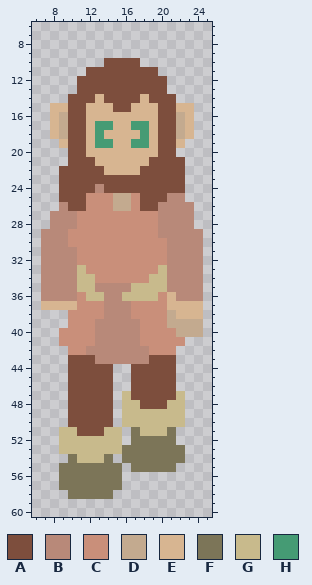
Sprite sheet -- sprites/images/spr_iryo_down_walk_s_1.png. This is how it looked before the edit.
The file is 32x66 pixels. Shown: x 6..25, y 6..60.
Palette (. is transparent): A #7d4e3d  B #b88979  C #c98f7a  D #c3aa8f  E #d7b591  F #7c7558  G #c8ba8c  H #459b74
Pixels before, first column x 7:
10 .......AAAA.......
11 .....AAAAAAAA.....
12 ....AAAAAAAAAA....
13 ....AAAAAAAAAA....
14 ...AAAEAAAAEAAA...
15 .EEAAEEEAAEEEAAEE.
16 .EDAAEEEEEEEEAADE.
17 .EDAAEHHEEHHEAADE.
18 .EDAAEHEEEEHEAADE.
19 ..EAAEHHEEHHEAAE..
20 ...AAEEEEEEEEAA...
21 ...AAAEEEEEEAAAA..
22 ..AAAAAEEEEAAAAA..
23 ..AAAAAAAAAAAAAA..
24 ..AAAABAAAAAAAAA..
25 ..AAACCCDDCAAABB..
26 ..BAACCCDDCAABBBB.
27 .BBBCCCCCCCCCBBBB.
28 .BBBCCCCCCCCCBBBB.
29 BBBCCCCCCCCCCBBBBB
30 BBBCCCCCCCCCCCBBBB
31 BBBBCCCCCCCCCCBBBB
32 BBBBCCCCCCCCCCBBBB
33 BBBBGCCCCCCCCGBBBB
34 BBBBGGCCCCCCGGBBBB
35 BBBBGGBBBBGGGGBBBB
36 BBBBCGGBBGGGGCEBBB
37 EEEECCCBBBCCCCEEEE
38 ...CCCCBBBCCCCDEEE
39 ...CCCBBBBBCCCDDDD
40 ..CCCCBBBBBCCCCDDD
41 ..CCCCBBBBBCCCCC..
42 ...CCBBBBBBBCCC...
43 ...AAABBBBBBAAA...
44 ...AAAAA..AAAAA...
45 ...AAAAA..AAAAA...
46 ...AAAAA..AAAAA...
47 ...AAAAA.GAAAAAG..
48 ...AAAAA.GGAAAGG..
49 ...AAAAA.GGGGGGG..
50 ...AAAAA.GGGGGGG..
51 ..GGAAAGG.FGGGF...
52 ..GGGGGGG.FFFFF...
53 ..GGGGGGGFFFFFFF..
54 ...FGGGF.FFFFFFF..
55 ..FFFFFFF.FFFFF...
56 ..FFFFFFF.........
57 ..FFFFFFF.........
58 ...FFFFF..........
Once edited:
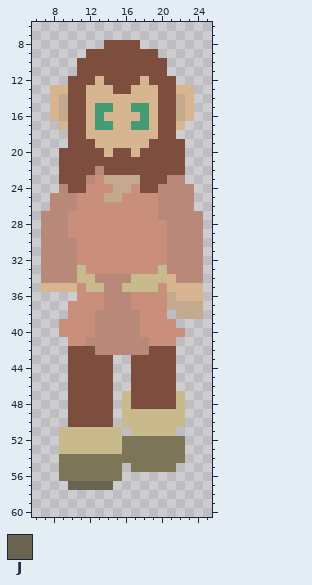
Colours new in this view: J #69644f
Commit message: Replaced down walk animation for Iryo
Difference:
y 8: x 14..17 .... -> AAAA
y 9: x 12..19 ........ -> AAAAAAAA
y 10: x 11..13 ... -> AAA; x 18..20 ... -> AAA
y 11: x 11 . -> A; x 20 . -> A
y 12: x 10 . -> A; x 13 A -> E; x 18 A -> E; x 21 . -> A
y 13: x 8..10 ... -> EEA; x 12..14 AAA -> EEE; x 17..19 AAA -> EEE; x 21..23 ... -> AEE
y 14: x 8..9 .. -> ED; x 12 A -> E; x 14..17 AAAA -> EEEE; x 19 A -> E; x 22..23 .. -> DE
y 15: x 9 E -> D; x 13..18 EEAAEE -> HHEEHH; x 22 E -> D
y 16: x 13 E -> H; x 18 E -> H
y 17: x 8..9 ED -> .E; x 22..23 DE -> E.
y 18: x 8..9 ED -> ..; x 13 H -> E; x 18 H -> E; x 22..23 DE -> ..
y 19: x 9 E -> .; x 12..14 EHH -> AEE; x 17..19 HHE -> EEA; x 22 E -> A
y 20: x 9 . -> A; x 12..13 EE -> AA; x 15..16 EE -> AA; x 18..19 EE -> AA; x 22 . -> A
y 21: x 9 . -> A; x 13..18 EEEEEE -> AAAAAA
y 22: x 13..17 AEEEE -> BAAAA
y 23: x 12..17 AAAAAA -> BCDDDD; x 21..22 AA -> BB
y 24: x 9 A -> B; x 12..17 ABAAAA -> CCCDDC; x 20..23 AAA. -> BBBB
y 25: x 8..11 .AAA -> BBBC; x 14 C -> D; x 16 D -> C; x 18..20 AAA -> CCB; x 23 . -> B
y 26: x 8 . -> B; x 10..11 AA -> BC; x 15..16 DD -> CC; x 18..19 AA -> CC
y 27: x 7 . -> B; x 10 B -> C; x 24 . -> B
y 28: x 7 . -> B; x 10 B -> C; x 20 B -> C; x 24 . -> B
y 29: x 20 B -> C
y 30: x 10 C -> B
y 34: x 13..18 CCCCCC -> BBBBGG; x 21 B -> E
y 35: x 7..11 BBBBG -> EEEEC; x 13 B -> G; x 16 B -> G; x 20..24 GBBBB -> CEEEE
y 36: x 7..10 BBBB -> ....; x 12..13 GG -> CC; x 16..19 GGGG -> BCCC; x 21..24 EBBB -> DEEE
y 37: x 7..10 EEEE -> ...C; x 21..24 EEEE -> DDDD
y 38: x 13 C -> B; x 17 C -> B; x 21..24 DEEE -> .DDD
y 39: x 9 . -> C; x 21..24 DDDD -> C...
y 40: x 22..24 DDD -> C..
y 41: x 9 C -> .; x 12 C -> B; x 18 C -> B; x 22 C -> .
y 42: x 10..12 CCB -> AAA; x 19..21 CCC -> AAA
y 43: x 13..18 BBBBBB -> AA..AA
y 48: x 17 G -> A; x 21 G -> A
y 51: x 11..13 AAA -> GGG; x 17 F -> G; x 21 F -> G
y 52: x 16 . -> F; x 22 . -> F
y 54: x 9 . -> F; x 11..13 GGG -> FFF; x 15 . -> F
y 57: x 9..15 FFFFFFF -> .JJJJJ.
y 58: x 10..14 FFFFF -> .....
Boxes around the changes in both pictures, in picture pixels (x1, y1, x2, y2):
changed: (41, 40, 203, 364)
changed: (59, 400, 140, 499)
changed: (167, 400, 185, 445)
